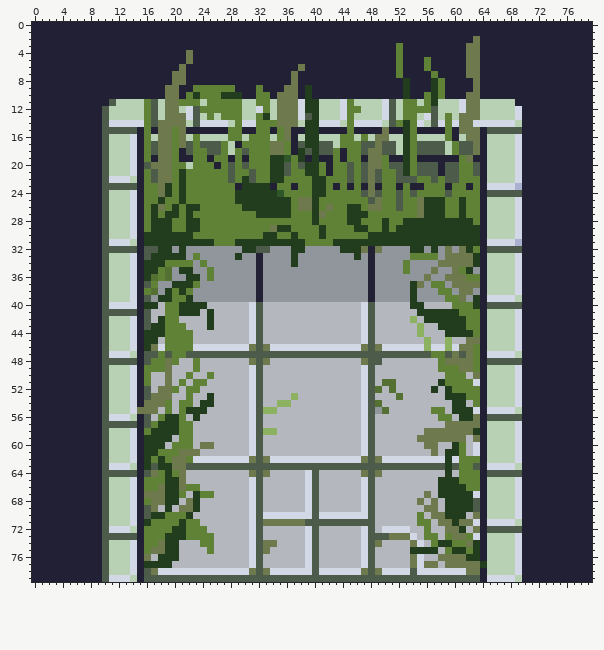
Sprite sheet, stored at GreatMeadow/Assets/Features/Maze_Namespace/Tiles/TileSprites/South.png. This is how it looked before the edit.
The file is 80x80 pixels. Colours within 5 levels of each other are drawn and written as one.
The same view after the edit:
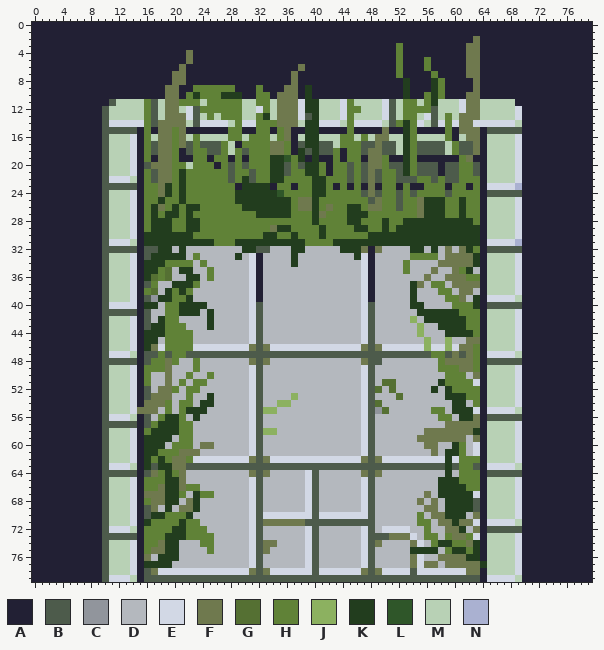
Palette (. is transparent): A #222034  B #4d5b4b  C #91959c  D #b4b8be  E #d2d8e5  F #6f794e  G #557033  H #608237  J #8cb160  K #223d1e  L #2f5629  M #b8d1b5  N #aab1d1
What changed:
@@ x 16..65 @@
 31 KKKKKKKKKKHHHKKKKKKKKKKHHHHKKKKKKKKKKKKKKKKKKKKKAE
-32 BBKKCKCCCCCCCCKKBBCCCKKCCCCCKKKFAFCCCCKKCKCFCFKHAB
-33 BKKKKKCHCCCCCKCCACCCCKCCCCCCCCKCACCCCCHHHHCFFFFKAM
-34 KKKHHHHCHCCCCCCCACCCCKCCCCCCCCCCACCCCHCCCCFFFFFKAM
-35 KKHGCKKCCHCCCCCCACCCCCCCCCCCCCCCACCCCHCCCFCCFHKCAM
-36 KGHGCCKKCHCCCCCCACCCCCCCCCCCCCCCACCCCCCCFCCFFFHHAM
-37 BHCCKKKHCCCCCCCCACCCCCCCCCCCCCCCACCCCCKFCHHCFFFFAM
-38 HGCKHKHCCCCCCCCCACCCCCCCCCCCCCCCACCCCCKCCCHHCFFCAM
-39 BCKKHHKCCCCCCCCCACCCCCCCCCCCCCCCACCCCCKCCCCHHFCKAE
+32 BBKKDKDDDDDDDDKKBBDDDKKDDDDDKKKFAFDDDDKKDKDFDFKHAB
+33 BKKKKKDHDDDDDKDEADDDDKDDDDDDDDKEADDDDDHHHHDFFFFKAM
+34 KKKHHHHDHDDDDDDEADDDDKDDDDDDDDDEADDDDHDDDDFFFFFKAM
+35 KKHGDKKDDHDDDDDEADDDDDDDDDDDDDDEADDDDHDDDFDDFHKDAM
+36 KGHGDDKKDHDDDDDEADDDDDDDDDDDDDDEADDDDDDDFDDFFFHHAM
+37 BHDDKKKHDDDDDDDEADDDDDDDDDDDDDDEADDDDDKFDHHDFFFFAM
+38 HGDKHKHDDDDDDDDEADDDDDDDDDDDDDDEADDDDDKDDDHHDFFDAM
+39 BCKKHHKDDDDDDDDEADDDDDDDDDDDDDDEADDDDDKDDDDHHFDKAE
 40 KKDHHKKKKDDDDDDEBDDDDDDDDDDDDDDEBDDDDDKKDDDDHHHKAB
Where, in picture pixels (left, top, right, bottom), the same in both pictures:
changed: (158, 246, 480, 302)
